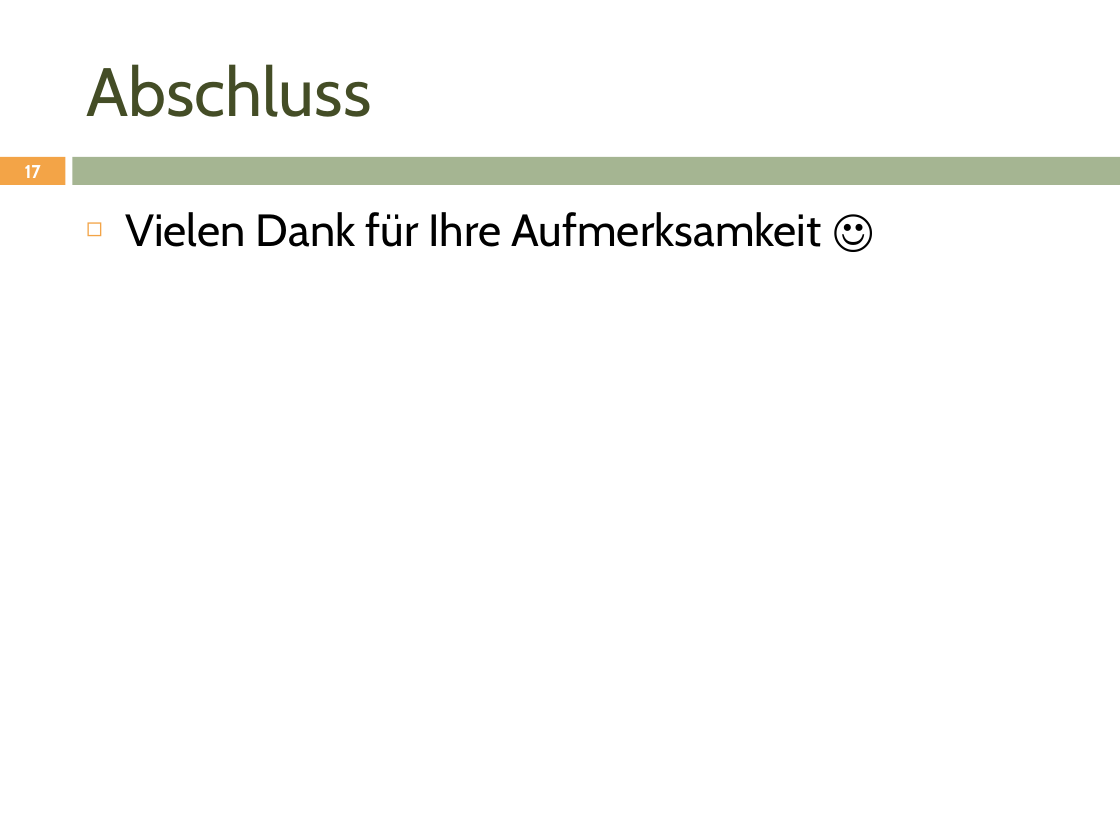
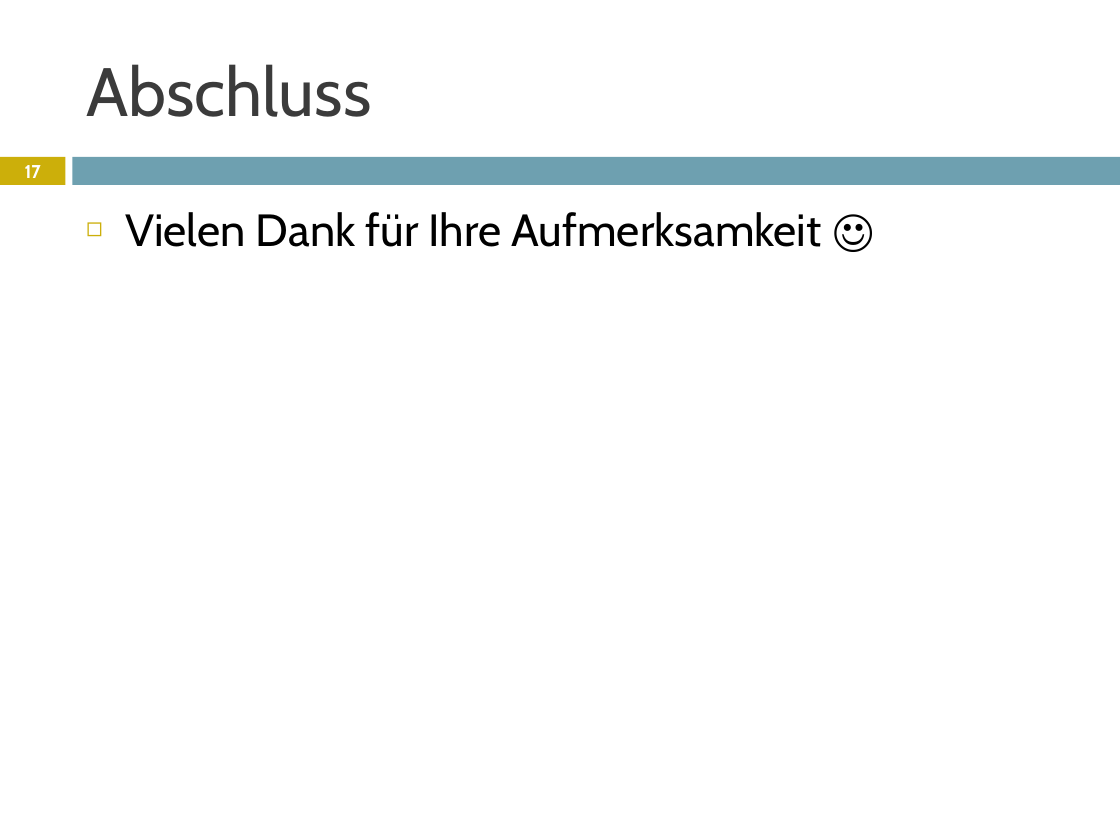
Before and after one commit to janhelmle/weiterbildung_fachinformatiker_ihk_projektantrag, a slide deck: slide 17 of praesentation/Projektpräsentation.pptx. Drawn at 1120x840 pixels with LibreOffice and Linux fonts; fonts in the diff are those of the drawing. Boxes give left, top, right and bottom in pixels: in the first picture for what was removed or moved away, otherwise in the second. Text is boxed around its words. In the diff, an @@ line names an element or a change of style, - is before the commit and + after.

```diff
--- a/praesentation/Projektpräsentation.pptx
+++ b/praesentation/Projektpräsentation.pptx
@@ title "Abschluss" at [86, 64, 371, 117]: text colour #444D26 to #3B3B3B @@
@@ rectangle at [0, 157, 65, 185]: fill #F3A447 to #CCAF0A @@
@@ rectangle at [73, 157, 1120, 185]: fill #A5B592 to #6EA0B0 @@
@@ text "Vielen Dank für Ihre Aufmerksamkeit ..." at [125, 212, 822, 247]: bullet colour #F3A447 to #CCAF0A @@
```
Also in this commit, not shown: 16 other slides changed, 1 other file.
